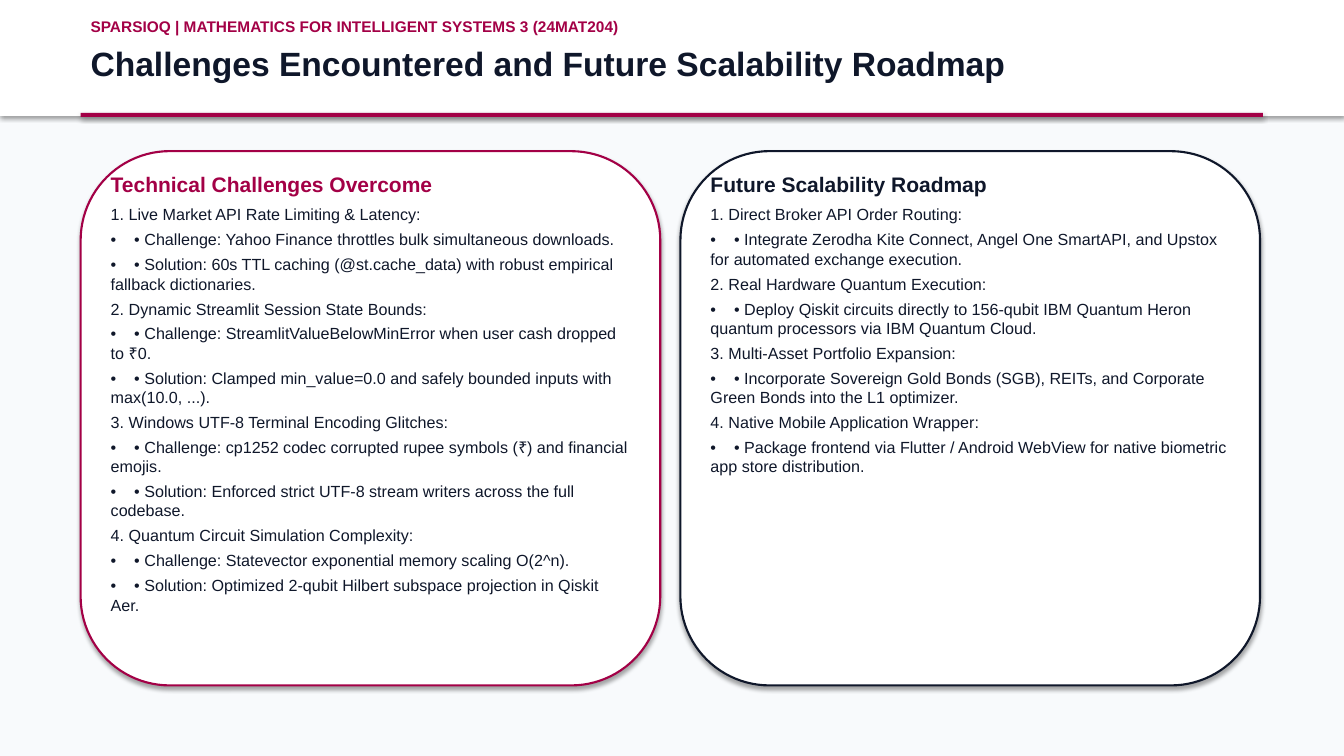
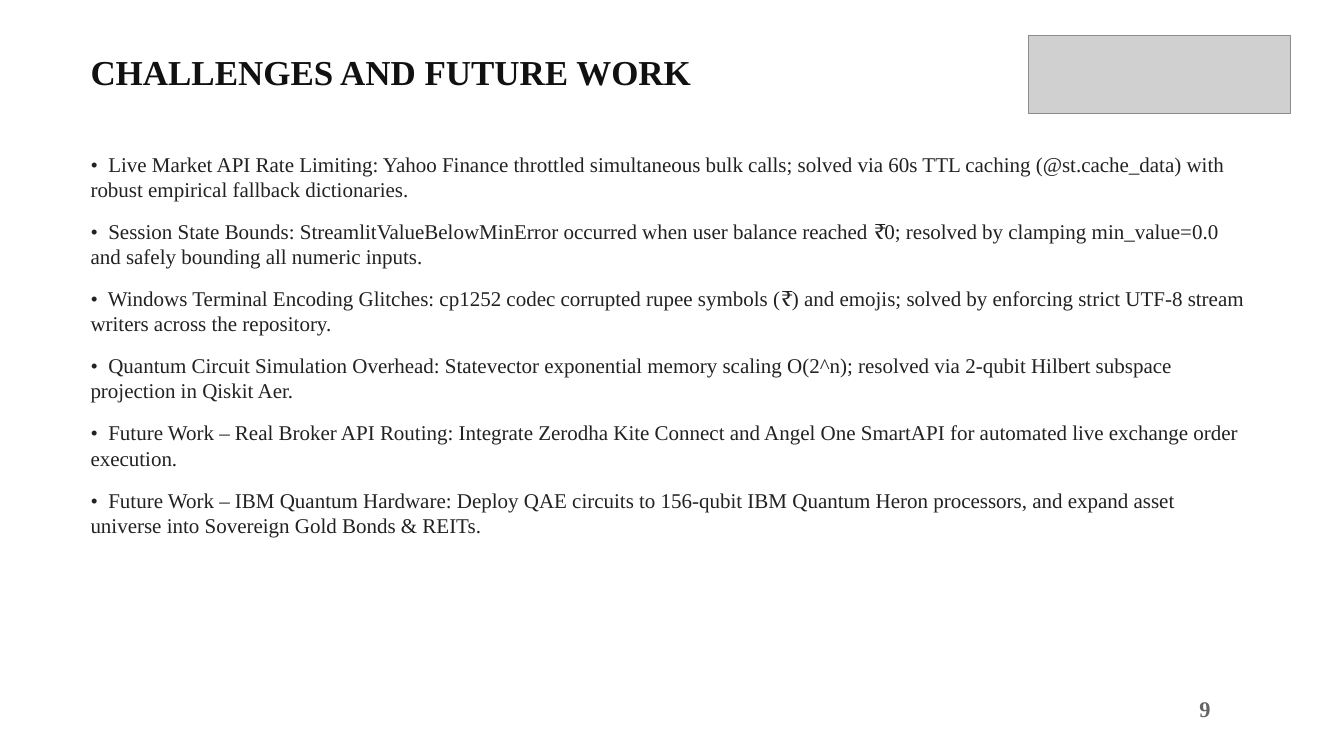
Before and after one commit to mhalsa-aine/SparsioQ-Platform, a slide deck: slide 10 of SparsioQ_Final_Project_Review_Presentation.pptx. Drawn at 1344x756 pixels with LibreOffice and Linux fonts; fonts in the diff are those of the drawing; grey boxes stand for pictures. Boxes give left, top, right and bottom in pixels: in the first picture for what was removed or moved away, otherwise in the second. Text is boxed around its words. In the diff, an @@ line names an element or a change of style, - is before the commit and + after.

Commit message:
style: enforce exact BioHaptic Mech PPT template with Amrita logo on every slide, Times New Roman 25pt/15pt fonts, clean spaced bullets, and 1-page 10-image results grid

```diff
--- a/SparsioQ_Final_Project_Review_Presentation.pptx
+++ b/SparsioQ_Final_Project_Review_Presentation.pptx
@@ rectangle at box(0, 0, 1344, 756): fill #F8FAFC to #FFFFFF @@
@@ rectangle removed at box(0, 0, 1344, 116) @@
@@ text removed at box(91, 21, 618, 35) @@
-SPARSIOQ | MATHEMATICS FOR INTELLIGENT SYSTEMS 3 (24MAT204)
@@ picture added at box(1028, 35, 1291, 114) @@
@@ text at box(91, 62, 691, 86): text changed; size 24 to 25 pt; font Arial to Times New Roman; text colour #0F172A to #111111 @@
-Challenges Encountered and Future Scalability Roadmap
+CHALLENGES AND FUTURE WORK
@@ rectangle removed at box(81, 113, 1263, 117) @@
@@ rounded rectangle removed at box(81, 151, 660, 686) @@
@@ text at box(91, 157, 1244, 538): text changed; size 11.5 to 15 pt; font Arial to Times New Roman; text colour #0F172A to #222222 @@
-Technical Challenges Overcome
-1. Live Market API Rate Limiting & Latency:
-• • Challenge: Yahoo Finance throttles bulk simultaneous downloads.
-• • Solution: 60s TTL caching (@st.cache_data) with robust empirical fallback dictionaries.
-2. Dynamic Streamlit Session State Bounds:
-• • Challenge: StreamlitValueBelowMinError when user cash dropped to ₹0.
-• • Solution: Clamped min_value=0.0 and safely bounded inputs with max(10.0, ...).
-3. Windows UTF-8 Terminal Encoding Glitches:
-• • Challenge: cp1252 codec corrupted rupee symbols (₹) and financial emojis.
-• • Solution: Enforced strict UTF-8 stream writers across the full codebase.
-4. Quantum Circuit Simulation Complexity:
-• • Challenge: Statevector exponential memory scaling O(2^n).
-• • Solution: Optimized 2-qubit Hilbert subspace projection in Qiskit Aer.
+• Live Market API Rate Limiting: Yahoo Finance throttled simultaneous bulk calls; solved via 60s TTL caching (@st.cache_data) with robust empirical fallback dictionaries.
+• Session State Bounds: StreamlitValueBelowMinError occurred when user balance reached ₹0; resolved by clamping min_value=0.0 and safely bounding all numeric inputs.
+• Windows Terminal Encoding Glitches: cp1252 codec corrupted rupee symbols (₹) and emojis; solved by enforcing strict UTF-8 stream writers across the repository.
+• Quantum Circuit Simulation Overhead: Statevector exponential memory scaling O(2^n); resolved via 2-qubit Hilbert subspace projection in Qiskit Aer.
+• Future Work – Real Broker API Routing: Integrate Zerodha Kite Connect and Angel One SmartAPI for automated live exchange order execution.
+• Future Work – IBM Quantum Hardware: Deploy QAE circuits to 156-qubit IBM Quantum Heron processors, and expand asset universe into Sovereign Gold Bonds & REITs.
@@ rounded rectangle removed at box(681, 151, 1260, 686) @@
@@ text removed at box(710, 176, 1226, 476) @@
-Future Scalability Roadmap
-1. Direct Broker API Order Routing:
-• • Integrate Zerodha Kite Connect, Angel One SmartAPI, and Upstox for automated exchange execution.
-2. Real Hardware Quantum Execution:
-• • Deploy Qiskit circuits directly to 156-qubit IBM Quantum Heron quantum processors via IBM Quantum Cloud.
-3. Multi-Asset Portfolio Expansion:
-• • Incorporate Sovereign Gold Bonds (SGB), REITs, and Corporate Green Bonds into the L1 optimizer.
-4. Native Mobile Application Wrapper:
-• • Package frontend via Flutter / Android WebView for native biometric app store distribution.
@@ text added at box(1199, 702, 1210, 717), 16 pt, text #646464, bold @@
+9
```
Also in this commit, not shown: 10 other slides changed, 2 slides added, 2 slides removed.
